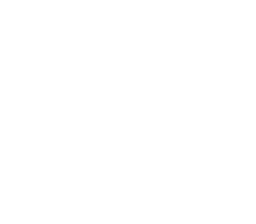
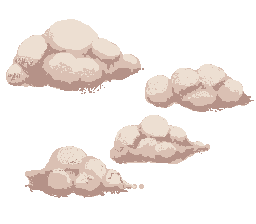
Layered file, before and after one edit (256 x 224). Changes by layer:
hid "Camada 6", opacity 100% → 53%, painted on it over [6, 19, 254, 198]
added layer "Camada 7" in group "clouds" over [6, 19, 254, 198]
